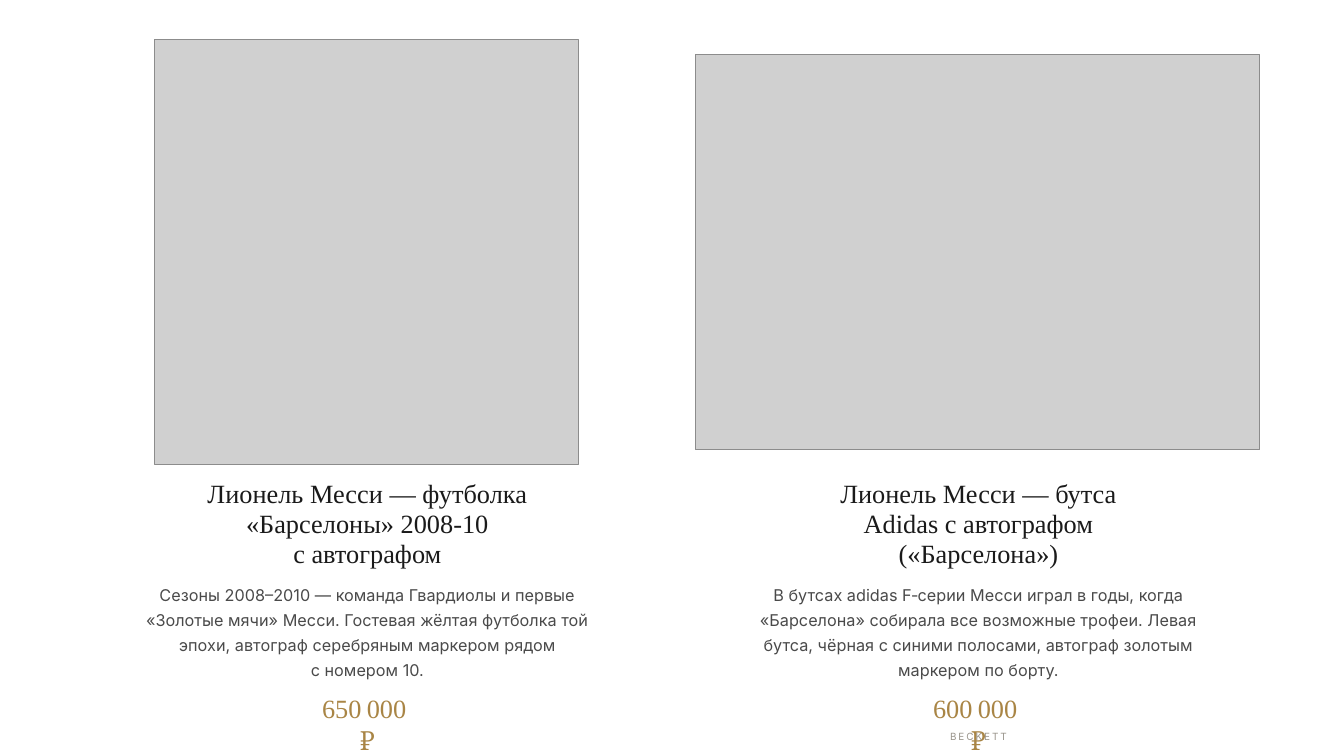
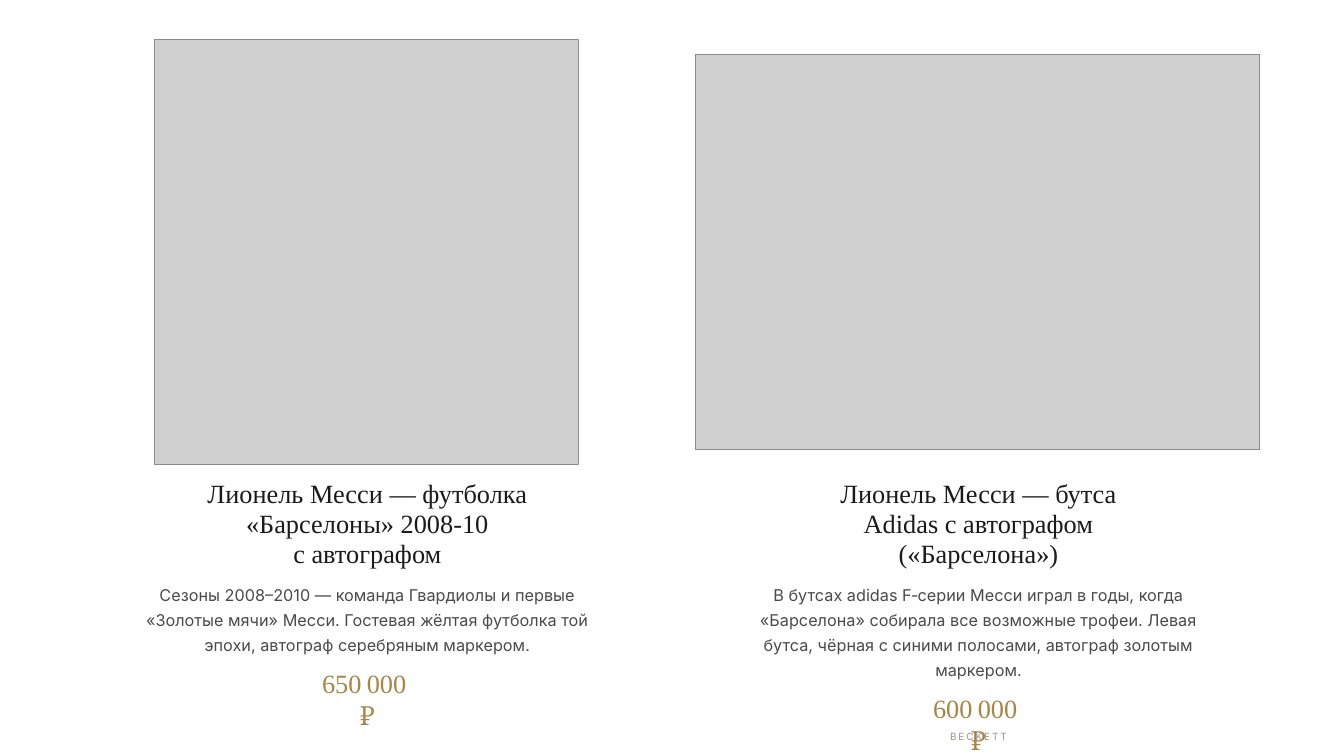
Before and after one commit to VashikMart/relictum, a slide deck: slide 7 of 17_stargift/STARGIFT_Messi.pptx. Drawn at 1344x756 pixels with LibreOffice and Linux fonts; fonts in the diff are those of the drawing; grey boxes stand for pictures. Boxes give left, top, right and bottom in pixels: in the first picture for what was removed or moved away, otherwise in the second. Text is boxed around its words. In the diff, an @@ line names an element or a change of style, - is before the commit and + after.

```diff
--- a/17_stargift/STARGIFT_Messi.pptx
+++ b/17_stargift/STARGIFT_Messi.pptx
@@ text at (146,589,588,655): text changed @@
-Сезоны 2008–2010 — команда Гвардиолы и первые «Золотые мячи» Месси. Гостевая жёлтая футболка той эпохи, автограф серебряным маркером рядом с номером 10.
+Сезоны 2008–2010 — команда Гвардиолы и первые «Золотые мячи» Месси. Гостевая жёлтая футболка той эпохи, автограф серебряным маркером.
@@ text at (760,589,1196,680): text changed @@
-В бутсах adidas F‑серии Месси играл в годы, когда «Барселона» собирала все возможные трофеи. Левая бутса, чёрная с синими полосами, автограф золотым маркером по борту.
+В бутсах adidas F‑серии Месси играл в годы, когда «Барселона» собирала все возможные трофеи. Левая бутса, чёрная с синими полосами, автограф золотым маркером.
@@ text "650 000 ₽": place and size @@
-text "650 000 ₽" at (322,700,406,719)
+text "650 000 ₽" at (322,675,406,694)
```
Also in this commit, not shown: 6 other slides changed, 13 other files.
